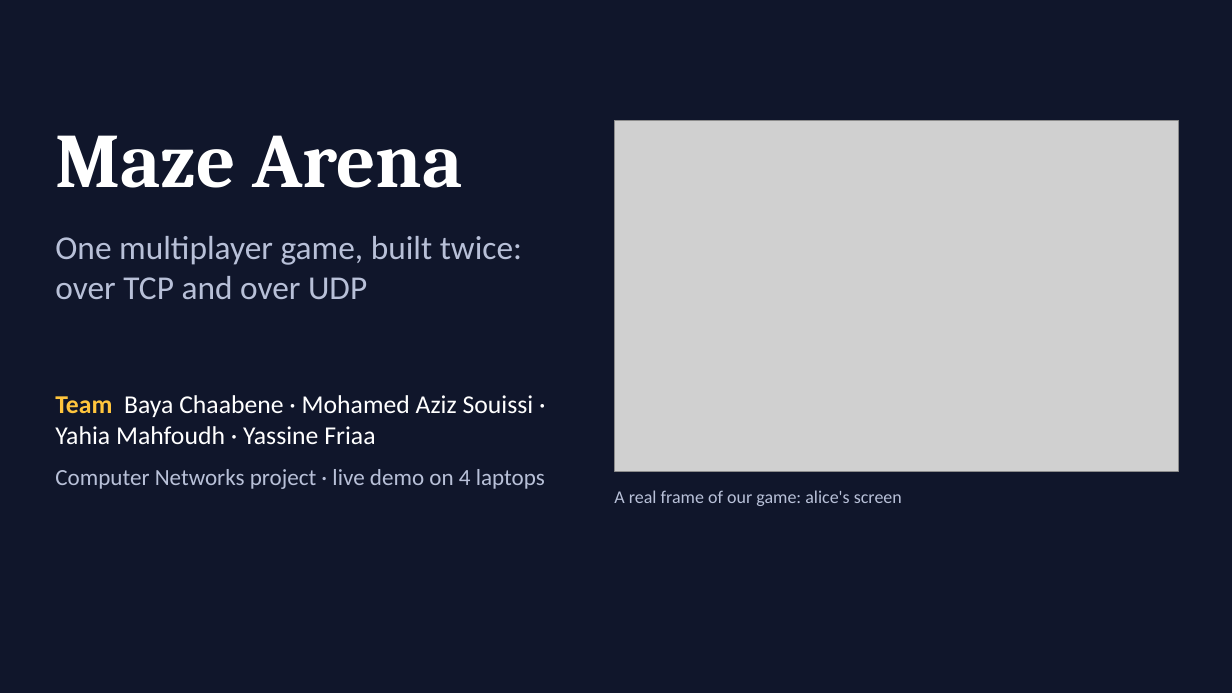
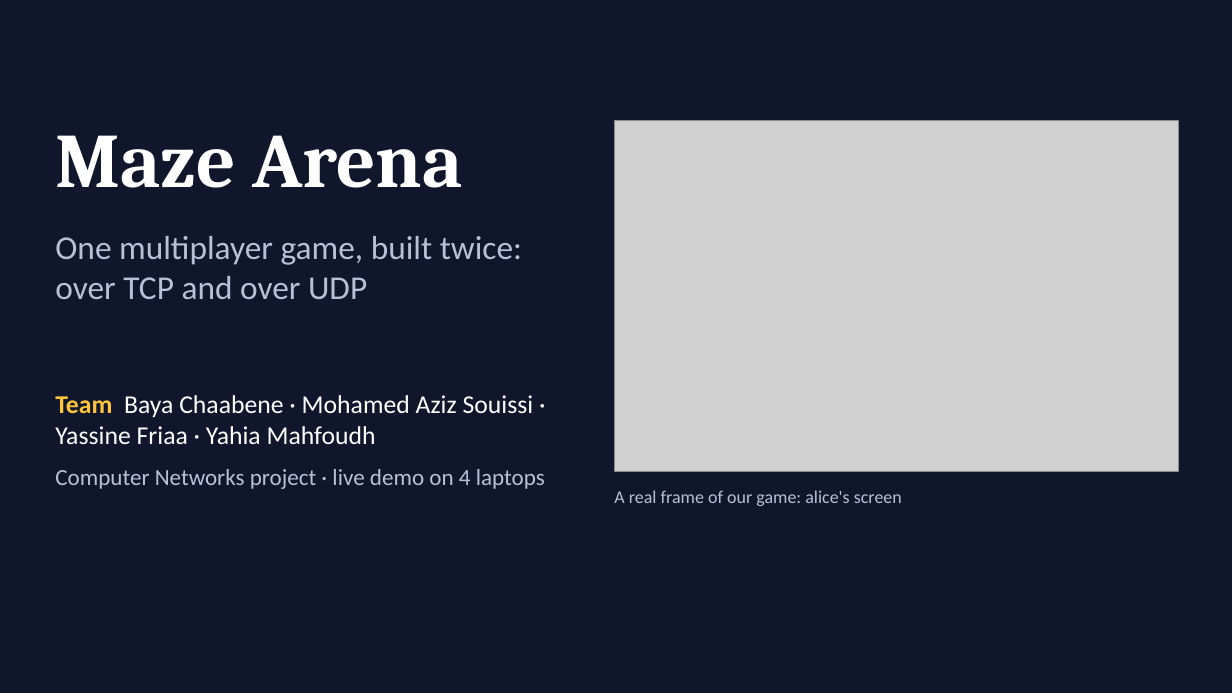
Before and after one commit to bayaCh05/maze-arena, a slide deck: slide 1 of slides/maze_arena_tcp_vs_udp.pptx. Drawn at 1232x693 pixels with LibreOffice and Linux fonts; fonts in the diff are those of the drawing; grey boxes stand for pictures. Boxes give left, top, right and bottom in pixels: in the first picture for what was removed or moved away, otherwise in the second. Text is boxed around its words. In the diff, an @@ line names an element or a change of style, - is before the commit and + after.

```diff
--- a/slides/maze_arena_tcp_vs_udp.pptx
+++ b/slides/maze_arena_tcp_vs_udp.pptx
@@ text at bbox=[55, 395, 534, 444]: text changed @@
-Team Baya Chaabene · Mohamed Aziz Souissi · Yahia Mahfoudh · Yassine Friaa
+Team Baya Chaabene · Mohamed Aziz Souissi · Yassine Friaa · Yahia Mahfoudh
```
Also in this commit, not shown: 24 other slides changed, 1 slide added, 4 other files.
